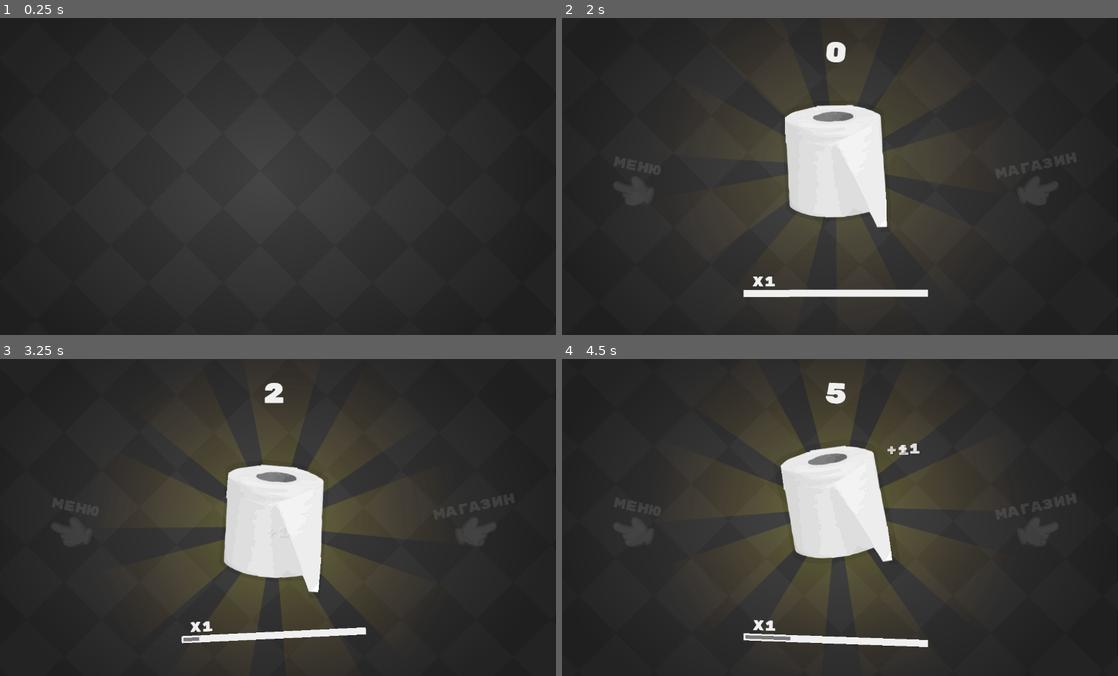
Above: before the commit, frames 1-4 (two rows, left to right).
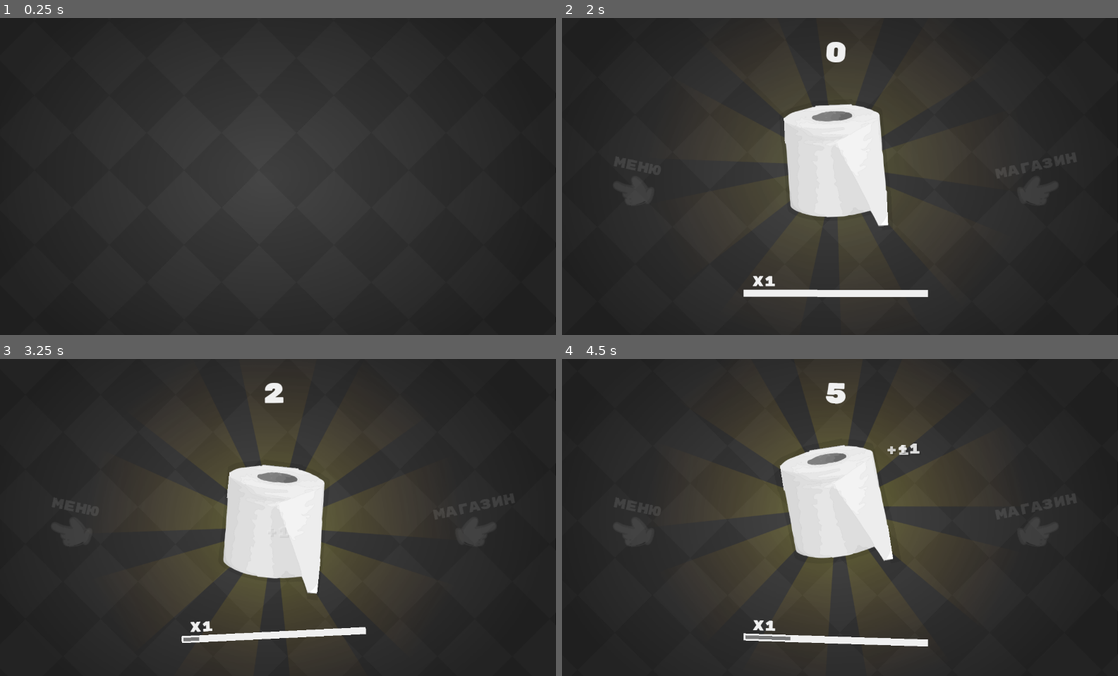
Above: after the commit, the same moments.

Repository: magwoo/PaperClicker
Game: Godot game, scene res://global/load_scene/load_scene.tscn
Two runs of this game, one before a commit and one after it. Both use one fixed random seed, a clock stepped at 60 frames per second and the inputs below. The engine's default icon, where the game draws it, is replaced by a stand-in: a white triangle on a blue panel in a dark square.
Inputs (mouse positions are in pixels of both pictures, inside the frame that each line leads up to):
- Up to frame 1 (0.25 s): no input
- Up to frame 2 (2 s): tap Enter at 0.5 s; move the mouse to (962, 160) at 0.52 s; tap Mouse wheel down (mouse_down) at 0.6 s; click (962, 160) at 0.67 s; move the mouse to (723, 192) at 1.27 s; tap Mouse wheel up (mouse_up) at 1.35 s; click (723, 192) at 1.42 s
- Up to frame 3 (3.25 s): click (272, 517) at 2 s; click (272, 517) at 2.75 s
- Up to frame 4 (4.5 s): click (834, 517) at 3.5 s; move the mouse to (890, 447) at 4.27 s; tap Space (press) at 4.35 s; click (890, 447) at 4.42 s

The runs differ from the first frame. In frame 2, 0.4% of the frame differs, in the area x 32-66%, y 8-89%; in frame 3, 0.5%; in frame 4, 0.6%, in the area x 30-66%, y 7-91%.

Commit message:
added local score save😵

Diff:
--- a/gameplay/game.gd
+++ b/gameplay/game.gd
@@ -27,9 +27,9 @@
 
 func _process(delta: float) -> void:
 	scores_label.rect_rotation = lerp(
-		scores_label.rect_rotation, sin(time * 3.0) * 9.0, 0.25 * delta * 120.0
+		scores_label.rect_rotation, sin(time * 3.0) * 9.0, min(1.0, 0.25 * delta * 120.0)
 	); scores_label.rect_scale = lerp(
-		scores_label.rect_scale, Vector2.ONE, 0.25 * delta * 120.0
+		scores_label.rect_scale, Vector2.ONE, min(1.0, 0.25 * delta * 120.0)
 	)
 
 	if multiplier > Global.current_multiplier + 1:
--- a/global/data.gd
+++ b/global/data.gd
@@ -5,16 +5,19 @@
 signal score_added(scores)
 
 const ITEMS_COUNT: int = 12
-const AUTOSAVE_TIME: float = 30.0
+const AUTOSAVE_TIME: float = 90.0
 
 var reward_id: int = 0
 
 var scores: int = 0 setget set_scores
+var last_sync_scores: int = 0
 var paper_per_second: int = 0
 var paper_per_click: int = 1
 var autosave_timer: Timer = Timer.new()
 var settings: Settings = Settings.new()
 var items: Array = [1]
+
+onready var window: JavaScriptObject = JavaScript.get_interface('window')
 
 
 func _ready() -> void:
@@ -26,10 +29,6 @@
 	autosave_timer.start(AUTOSAVE_TIME)
 
 
-func _exit_tree() -> void:
-	sync_data(true)
-
-
 func load_data() -> void:
 	scores = SDK.player.get_data('scores', scores)
 	paper_per_second = SDK.player.get_data('paper_per_second', paper_per_second)
@@ -37,6 +36,7 @@
 	items = SDK.player.get_data('items', items, true)
 	settings = str2var(SDK.player.get_data('settings', var2str(settings)))
 	TranslationServer.set_locale(SDK.player.language)
+	local_load_data()
 
 
 func wait_sync() -> void:
@@ -49,6 +49,7 @@
 	SDK.player.set_data('settings', var2str(settings))
 	SDK.player.set_data('items', items, false, true)
 	SDK.player.set_data('scores', scores)
+	last_sync_scores = scores
 	if !is_force: autosave_timer.start(AUTOSAVE_TIME)
 	SDK.player.sync_data()
 
@@ -60,4 +61,38 @@
 
 func set_scores(value: int) -> void:
 	scores = value
+	local_save_data()
 	emit_signal('scores_changed', scores)
+
+
+func local_save_data() -> void:
+	if OS.has_feature("JavaScript"):
+		var data: Array = [scores, last_sync_scores]
+		print('saved ', data)
+		window.save_data(to_json(data))
+	else:
+		var manager: File = File.new()
+		manager.open('user://data.json', File.WRITE)
+		var data: Array = [scores, last_sync_scores]
+		manager.store_string(to_json(data))
+		manager.close()
+
+
+func local_load_data() -> void:
+	if OS.has_feature("JavaScript"):
+		var jdata: String = window.load_data()
+		if jdata == '': return
+		var data: Array = str2var(jdata)
+		print('loaded ', data)
+		if !scores == data[1]: return
+		scores = data[0]
+		last_sync_scores = data[1]
+	else:
+		var manager: File = File.new()
+		if !manager.file_exists('user://data.json'): return
+		manager.open('user://data.json', File.READ)
+		var data: Array = str2var(manager.get_as_text())
+		if !scores == data[1]: return
+		scores = data[0]
+		last_sync_scores = data[1]
+		manager.close()
--- a/project.godot
+++ b/project.godot
@@ -149,7 +149,6 @@
 
 [physics]
 
-common/physics_fps=10
 common/enable_pause_aware_picking=true
 
 [rendering]
Not shown, changed: .DS_Store
Not shown, changed: resources/.DS_Store
Not shown, changed: resources/custom_shell/index.html
